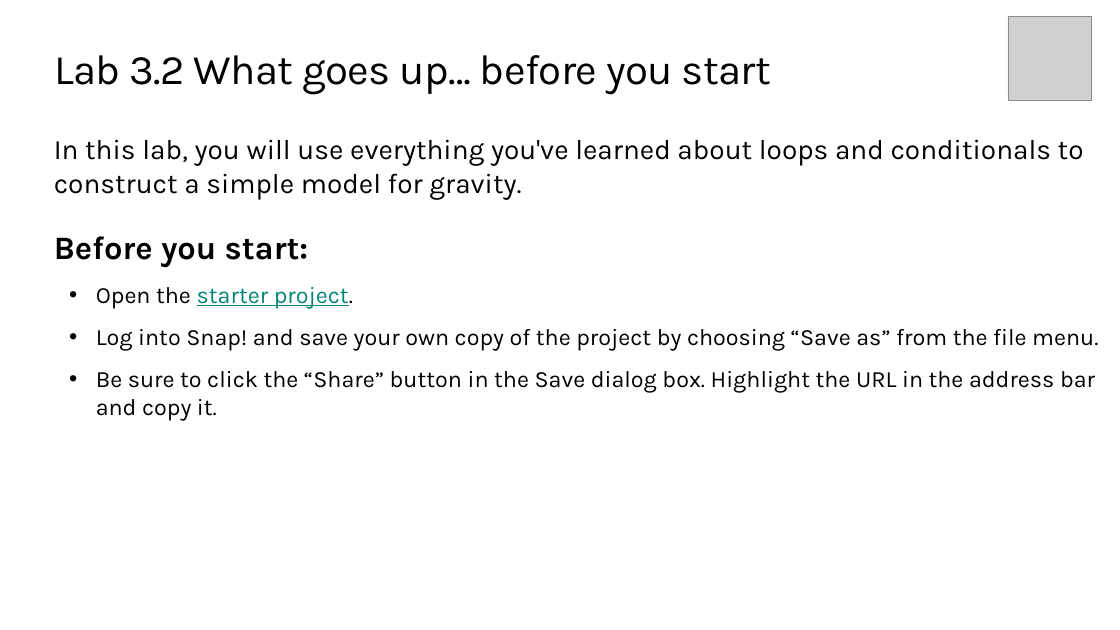
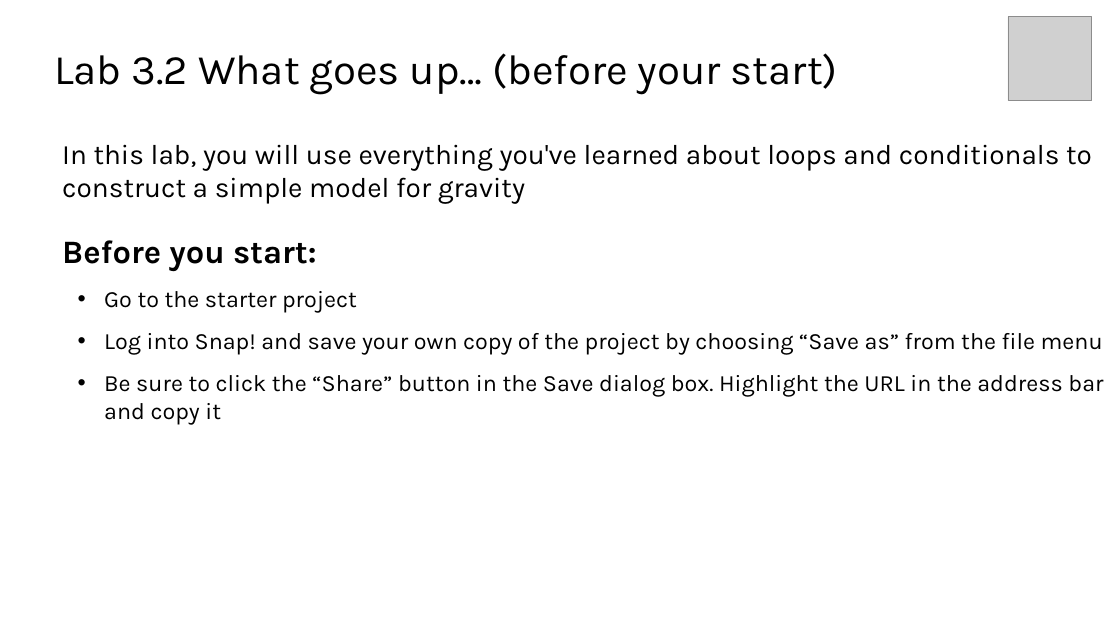
Before and after one commit to TEALSK12/introduction-to-computer-science, a slide deck: slide 7 of docs/slidedecks/TEALS SNAP 3.2.pptx. Drawn at 1120x630 pixels with LibreOffice and Linux fonts; fonts in the diff are those of the drawing; grey boxes stand for pictures; background and template pictures are left out. Boxes give left, top, right and bottom in pixels: in the first picture for what was removed or moved away, otherwise in the second. Text is boxed around its words. In the diff, an @@ line names an element or a change of style, - is before the commit and + after.

```diff
--- a/docs/slidedecks/TEALS SNAP 3.2.pptx
+++ b/docs/slidedecks/TEALS SNAP 3.2.pptx
@@ title at (x1=54, y1=53, x2=838, y2=95): text changed @@
-Lab 3.2 What goes up… before you start
+Lab 3.2 What goes up… (before your start)
@@ text at (x1=62, y1=144, x2=1092, y2=204): text changed @@
-In this lab, you will use everything you've learned about loops and conditionals to construct a simple model for gravity.
+In this lab, you will use everything you've learned about loops and conditionals to construct a simple model for gravity
@@ text at (x1=62, y1=240, x2=317, y2=272): more space between paragraphs @@
@@ text at (x1=104, y1=291, x2=1103, y2=425): text changed @@
-• Open the starter project.
-• Log into Snap! and save your own copy of the project by choosing “Save as” from the file menu.
-• Be sure to click the “Share” button in the Save dialog box. Highlight the URL in the address bar and copy it.
+• Go to the starter project
+• Log into Snap! and save your own copy of the project by choosing “Save as” from the file menu
+• Be sure to click the “Share” button in the Save dialog box. Highlight the URL in the address bar and copy it
```
Also in this commit, not shown: 8 other slides changed, 2 slides added, 27 other files.
